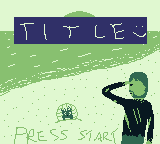
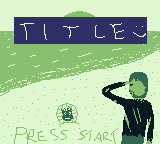
The second 160px x 144px image is a revision of the first. Changes to its layers:
painted on "Background" over (55, 118, 82, 125)
